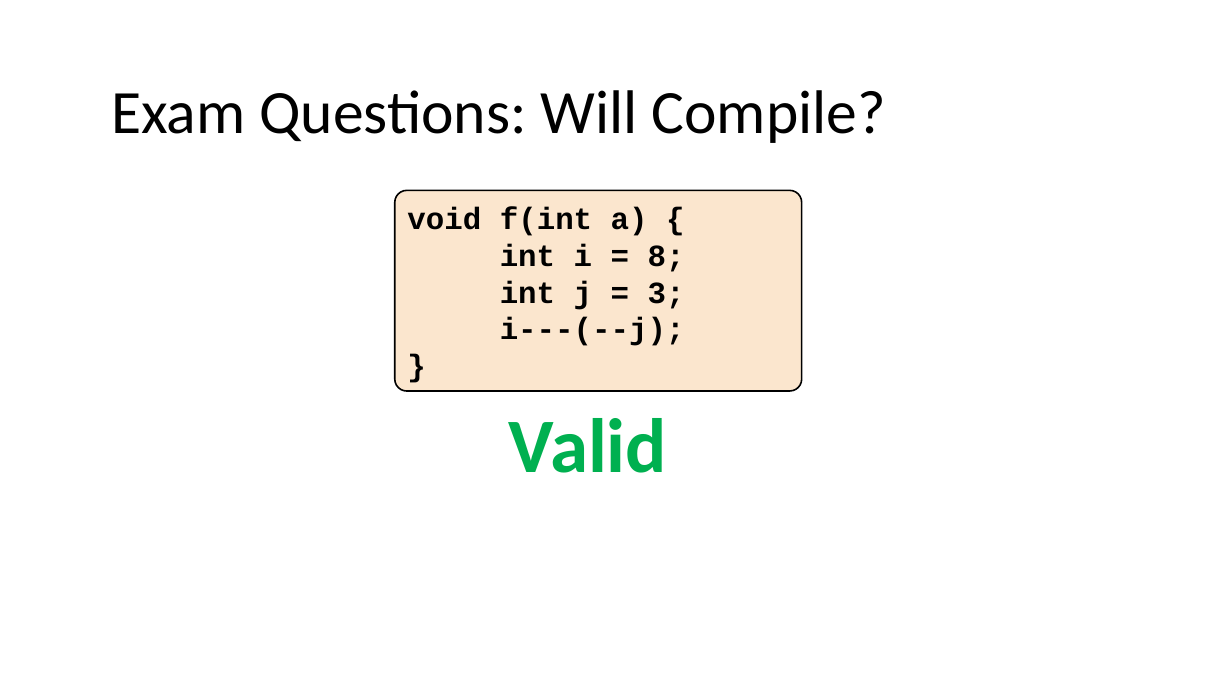
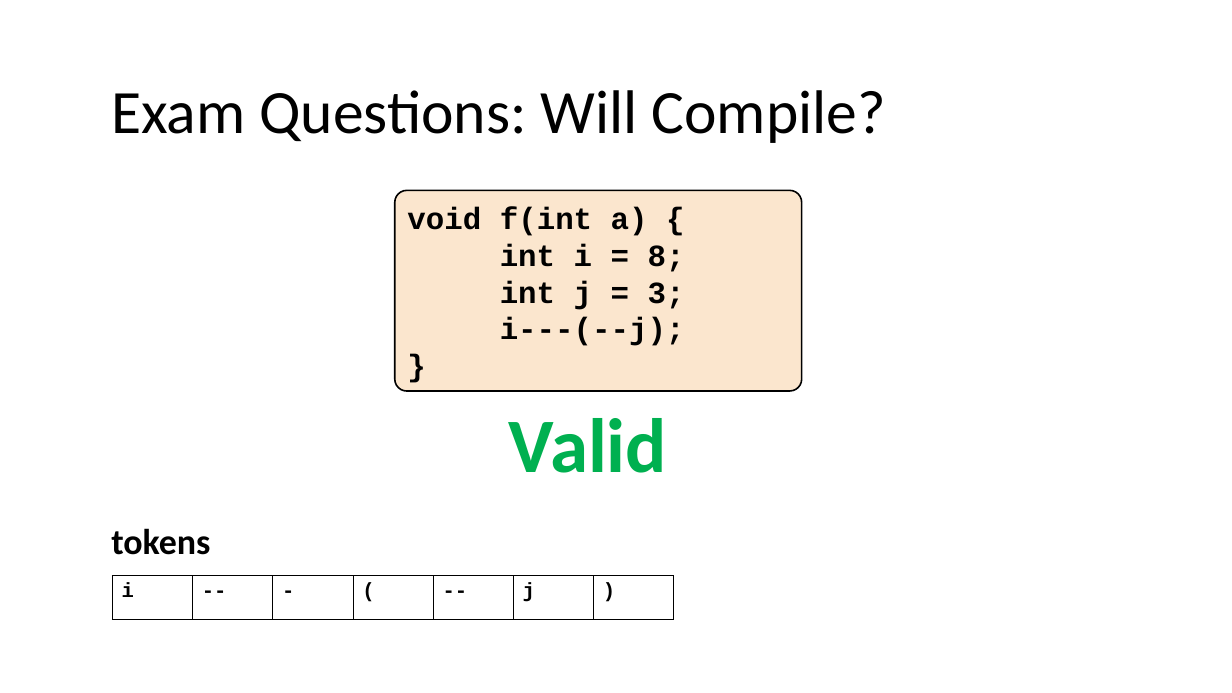
Before and after one commit to nivshani/compilation, a slide deck: slide 135 of slides/lexical_analysis.pptx (slide 134 before the commit). Drawn at 1232x693 pixels with LibreOffice and Linux fonts; fonts in the diff are those of the drawing. Boxes give left, top, right and bottom in pixels: in the first picture for what was removed or moved away, otherwise in the second. Text is boxed around its words. In the diff, an @@ line names an element or a change of style, - is before the commit and + after.

```diff
--- a/slides/lexical_analysis.pptx
+++ b/slides/lexical_analysis.pptx
@@ text added at box(111, 528, 210, 555), 28 pt, text #000000, bold @@
+tokens
@@ table added at box(113, 576, 676, 620), 1 rows, 7 columns @@
+i | -- | - | ( | -- | j | )
```
Also in this commit, not shown: 17 other slides changed, 1 slide added, 1 other file.
